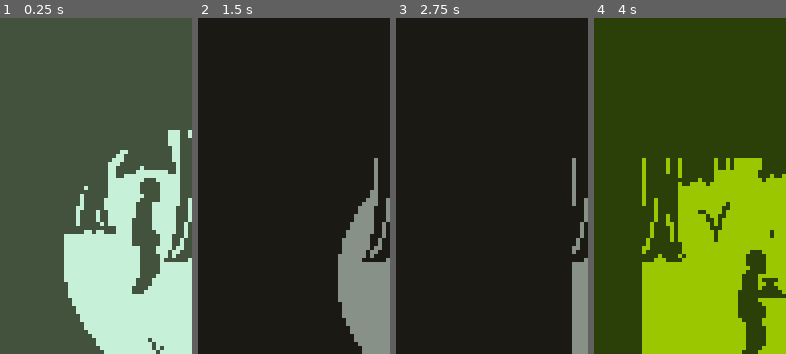
Above: before the commit, frames 1-4 (left to right).
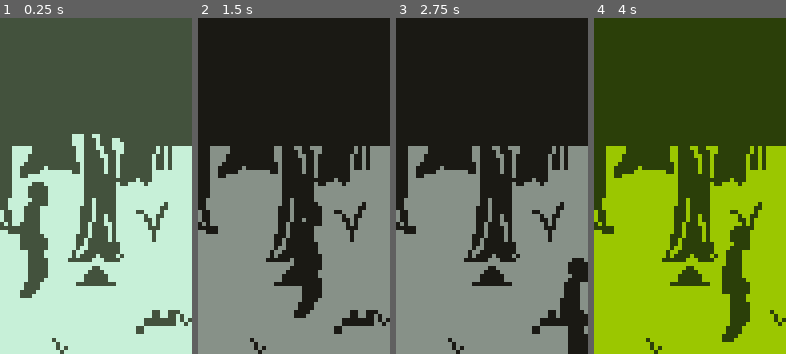
Above: after the commit, the same moments.

Repository: Multipixels/Nyctomorph
Game: Godot game, scene res://Scenes/Game.tscn
Two runs of this game, one before a commit and one after it. Both use one fixed random seed, a clock stepped at 60 frames per second and the inputs below. Before the commit the project starts from res://Scenes/GameTemp.tscn. The engine's default icon, where the game draws it, is replaced by a stand-in: a white triangle on a blue panel in a dark square.
Inputs:
- Up to frame 1 (0.25 s): no input
- Up to frame 2 (1.5 s): tap Enter at 0.5 s; hold D (move_right) 0.53-1.28 s; hold T (change_pallete) 0.53-1.28 s; hold S (move_down) from 1.28 s (still down); tap E (interact) at 1.35 s
- Up to frame 3 (2.75 s): release S (move_down) at 2.03 s; hold D (move_right) from 2.03 s (still down); tap Space (light_toggle) at 2.1 s
- Up to frame 4 (4 s): release D (move_right) at 2.78 s; hold W (move_up) 2.78-3.53 s; tap T (change_pallete) at 2.85 s; hold A (move_left) from 3.53 s (still down); tap E (interact) at 3.6 s

The runs differ from the first frame. In frame 1, 30% of the frame differs, in the area x 0-100%, y 33-100%; in frame 2, 39%; in frame 3, 47%, in the area x 0-100%, y 38-100%; in frame 4, 31%.

Commit message:
Completed merge

Diff:
--- /dev/null
+++ b/Audio/empty.tres
@@ -0,0 +1,3 @@
+[gd_resource type="Resource" format=2]
+
+[resource]
--- a/Scenes/Campfire.tscn
+++ b/Scenes/Campfire.tscn
@@ -1,8 +1,9 @@
 [gd_scene load_steps=5 format=2]
 
-[ext_resource path="res://Campfire.gd" type="Script" id=1]
+[ext_resource path="res://Scripts/Campfire.gd" type="Script" id=1]
 [ext_resource path="res://Sprites/LightBall.png" type="Texture" id=2]
 [ext_resource path="res://Sprites/campfire.png" type="Texture" id=3]
+
 
 [sub_resource type="RectangleShape2D" id=5]
 extents = Vector2( 5, 2.5 )
--- a/Scenes/Game.tscn
+++ b/Scenes/Game.tscn
@@ -1,11 +1,12 @@
-[gd_scene load_steps=12 format=2]
+[gd_scene load_steps=13 format=2]
 
-[ext_resource path="res://Scenes/Campfire.tscn" type="PackedScene" id=1]
+[ext_resource path="res://Scenes/ExampleArea.tscn" type="PackedScene" id=1]
 [ext_resource path="res://Scenes/Camera.tscn" type="PackedScene" id=2]
 [ext_resource path="res://Scenes/Player.tscn" type="PackedScene" id=3]
-[ext_resource path="res://Sprites/Twig.png" type="Texture" id=4]
-[ext_resource path="res://UtilityScenes/EditorShader.tscn" type="PackedScene" id=6]
-[ext_resource path="res://Shaders/GreenShader.tscn" type="PackedScene" id=7]
+[ext_resource path="res://Scenes/Twig.tscn" type="PackedScene" id=4]
+[ext_resource path="res://Scripts/Campfire.gd" type="Script" id=5]
+[ext_resource path="res://Sprites/campfire.png" type="Texture" id=6]
+[ext_resource path="res://Shaders/MainShader.tscn" type="PackedScene" id=7]
 [ext_resource path="res://Scenes/ExampleAreaOld.tscn" type="PackedScene" id=8]
 [ext_resource path="res://Sprites/icon.png" type="Texture" id=9]
 [ext_resource path="res://Sprites/LightBall.png" type="Texture" id=10]
@@ -13,109 +14,98 @@
 [sub_resource type="RectangleShape2D" id=9]
 extents = Vector2( 11, 7 )
 
-[sub_resource type="RectangleShape2D" id=10]
-extents = Vector2( 5.25, 3 )
+[sub_resource type="RectangleShape2D" id=5]
+extents = Vector2( 5, 2.5 )
 
 [node name="Game" type="Node2D"]
-position = Vector2( 0, 679 )
+position = Vector2( 27, 656 )
 
-[node name="Shader" type="Control" parent="."]
-margin_left = -24.0
-margin_top = -42.0
-margin_right = 16.0
-margin_bottom = -2.0
+[node name="GameCamera" parent="." instance=ExtResource( 2 )]
+position = Vector2( 24, 0 )
 
-[node name="EditorShader" parent="Shader" instance=ExtResource( 6 )]
+[node name="AreaFloor5" parent="." instance=ExtResource( 8 )]
+position = Vector2( -24, -42 )
 
-[node name="GreenShader" parent="Shader/EditorShader" index="0"]
-margin_left = -587.0
-margin_top = -188.0
-margin_right = 542.0
-margin_bottom = 337.0
-rect_scale = Vector2( 1.1307, 6.02379 )
+[node name="Interactable" type="Node2D" parent="AreaFloor5"]
 
-[node name="GreyShader" parent="Shader/EditorShader" index="1"]
-margin_left = -675.0
-margin_top = -90.0
-margin_right = 554.0
-margin_bottom = 276.0
-rect_scale = Vector2( 1.10714, 4.70872 )
-
-[node name="NormalShader" parent="Shader/EditorShader" index="2"]
-margin_left = -619.0
-margin_top = -193.0
-margin_right = 513.0
-margin_bottom = 173.0
-rect_scale = Vector2( 1.13544, 5.78248 )
-
-[node name="SlidyCamera" parent="Shader" instance=ExtResource( 2 )]
-
-[node name="Background" type="Sprite" parent="Shader"]
-visible = false
-position = Vector2( 120, 42 )
-texture = ExtResource( 10 )
-
-[node name="AreaFloor5" parent="Shader" instance=ExtResource( 8 )]
-
-[node name="Interactable" type="Node2D" parent="Shader/AreaFloor5"]
-
-[node name="ArrowUp" type="Area2D" parent="Shader/AreaFloor5/Interactable"]
+[node name="ArrowUp" type="Area2D" parent="AreaFloor5/Interactable"]
 position = Vector2( 316, 36 )
 
-[node name="ArrowSprite" type="Sprite" parent="Shader/AreaFloor5/Interactable/ArrowUp"]
+[node name="ArrowSprite" type="Sprite" parent="AreaFloor5/Interactable/ArrowUp"]
 scale = Vector2( 0.21875, 0.203125 )
 texture = ExtResource( 9 )
 
-[node name="ArrowCollider" type="CollisionShape2D" parent="Shader/AreaFloor5/Interactable/ArrowUp"]
+[node name="ArrowCollider" type="CollisionShape2D" parent="AreaFloor5/Interactable/ArrowUp"]
 shape = SubResource( 9 )
 
-[node name="AreaFloor6" parent="Shader" instance=ExtResource( 8 )]
-position = Vector2( 0, -168 )
+[node name="AreaFloor6" parent="." instance=ExtResource( 8 )]
+position = Vector2( -24, -210 )
 
-[node name="Interactable" type="Node2D" parent="Shader/AreaFloor6"]
+[node name="Interactable" type="Node2D" parent="AreaFloor6"]
 
-[node name="ArrowDown" type="Area2D" parent="Shader/AreaFloor6/Interactable"]
+[node name="ArrowDown" type="Area2D" parent="AreaFloor6/Interactable"]
 position = Vector2( 317, 80 )
 
-[node name="ArrowSprite" type="Sprite" parent="Shader/AreaFloor6/Interactable/ArrowDown"]
+[node name="ArrowSprite" type="Sprite" parent="AreaFloor6/Interactable/ArrowDown"]
 scale = Vector2( 0.21875, 0.203125 )
 texture = ExtResource( 9 )
 
-[node name="ArrowCollider" type="CollisionShape2D" parent="Shader/AreaFloor6/Interactable/ArrowDown"]
+[node name="ArrowCollider" type="CollisionShape2D" parent="AreaFloor6/Interactable/ArrowDown"]
 shape = SubResource( 9 )
 
-[node name="Campfire" parent="Shader" instance=ExtResource( 1 )]
-position = Vector2( 74, 48 )
+[node name="Campfire" type="StaticBody2D" parent="."]
+position = Vector2( 23, 19 )
+script = ExtResource( 5 )
 
-[node name="Twig" type="StaticBody2D" parent="Shader"]
-position = Vector2( 74, 69 )
+[node name="CollisionShape2D" type="CollisionShape2D" parent="Campfire"]
+position = Vector2( 1, 2.5 )
+shape = SubResource( 5 )
 
-[node name="CollisionShape2D" type="CollisionShape2D" parent="Shader/Twig"]
+[node name="CampfireSprite" type="Sprite" parent="Campfire"]
+position = Vector2( 1, 3 )
+texture = ExtResource( 6 )
+
+[node name="CampfireLight" type="Light2D" parent="Campfire"]
+position = Vector2( 1, 3 )
+texture = ExtResource( 10 )
+mode = 2
+
+[node name="Twig" parent="." instance=ExtResource( 4 )]
+position = Vector2( 39, 34 )
+
+[node name="ExampleArea" parent="." instance=ExtResource( 1 )]
 visible = false
-position = Vector2( -0.25, 0 )
-shape = SubResource( 10 )
+position = Vector2( -24, -42 )
 
-[node name="Sprite" type="Sprite" parent="Shader/Twig"]
-scale = Vector2( 2, 2 )
-texture = ExtResource( 4 )
+[node name="Background" parent="ExampleArea" index="0"]
+cell_tile_origin = 2
 
-[node name="Player" parent="Shader" instance=ExtResource( 3 )]
+[node name="Foreground" parent="ExampleArea" index="4"]
+z_index = 0
+
+[node name="CollisionShape2D" parent="ExampleArea/Boundaries" index="0"]
+disabled = true
+
+[node name="CollisionShape2D2" parent="ExampleArea/Boundaries" index="1"]
+disabled = true
+
+[node name="CollisionShape2D3" parent="ExampleArea/Boundaries" index="2"]
+disabled = true
+
+[node name="CollisionShape2D4" parent="ExampleArea/Boundaries" index="3"]
+disabled = true
+
+[node name="Player" parent="." instance=ExtResource( 3 )]
 material = null
-position = Vector2( 36, 70 )
+position = Vector2( 8, 29 )
 
-[node name="GreenShader" parent="Shader" instance=ExtResource( 7 )]
-visible = true
-margin_left = -609.0
-margin_top = -771.0
-margin_right = 520.0
-margin_bottom = -246.0
-rect_scale = Vector2( 1.1307, 6.02379 )
+[node name="Shader" parent="." instance=ExtResource( 7 )]
 
-[connection signal="body_entered" from="Shader/AreaFloor5/Interactable/ArrowUp" to="Shader/Player" method="_on_ArrowUp_body_entered"]
-[connection signal="body_entered" from="Shader/AreaFloor6/Interactable/ArrowDown" to="Shader/Player" method="_on_ArrowDown_body_entered"]
-[connection signal="move_floor" from="Shader/Player" to="Shader/SlidyCamera" method="_on_Player_move_floor"]
-[connection signal="move_frame" from="Shader/Player" to="Shader/SlidyCamera" method="_on_Player_move_frame"]
+[connection signal="body_entered" from="AreaFloor5/Interactable/ArrowUp" to="Player" method="_on_ArrowUp_body_entered"]
+[connection signal="body_entered" from="AreaFloor6/Interactable/ArrowDown" to="Player" method="_on_ArrowDown_body_entered"]
+[connection signal="move_floor" from="Player" to="GameCamera" method="_on_Player_move_floor"]
+[connection signal="move_frame" from="Player" to="GameCamera" method="_on_Player_move_frame"]
 
-[editable path="Shader/EditorShader"]
-[editable path="Shader/AreaFloor5"]
-[editable path="Shader/AreaFloor6"]
+[editable path="AreaFloor5"]
+[editable path="AreaFloor6"]
+[editable path="ExampleArea"]
--- a/Scenes/GameTemp.tscn
+++ /dev/null
@@ -1,129 +0,0 @@
-[gd_scene load_steps=13 format=2]
-
-[ext_resource path="res://Sprites/campfire.png" type="Texture" id=1]
-[ext_resource path="res://Sprites/icon.png" type="Texture" id=2]
-[ext_resource path="res://Campfire.gd" type="Script" id=3]
-[ext_resource path="res://Scenes/ExampleAreaOld.tscn" type="PackedScene" id=4]
-[ext_resource path="res://Scenes/Camera.tscn" type="PackedScene" id=5]
-[ext_resource path="res://Shaders/MainShader.tscn" type="PackedScene" id=6]
-[ext_resource path="res://Scenes/ExampleArea.tscn" type="PackedScene" id=7]
-[ext_resource path="res://Scenes/Player.tscn" type="PackedScene" id=8]
-[ext_resource path="res://Shaders/Materials/light_object.tres" type="Material" id=9]
-[ext_resource path="res://Sprites/LightBall.png" type="Texture" id=10]
-
-[sub_resource type="RectangleShape2D" id=9]
-extents = Vector2( 11, 7 )
-
-[sub_resource type="RectangleShape2D" id=5]
-extents = Vector2( 5, 2.5 )
-
-[node name="Game" type="Node2D"]
-position = Vector2( 0, 679 )
-
-[node name="GameCamera" parent="." instance=ExtResource( 5 )]
-
-[node name="Background" type="Sprite" parent="."]
-visible = false
-position = Vector2( 96, 0 )
-texture = ExtResource( 10 )
-
-[node name="AreaFloor5" parent="." instance=ExtResource( 4 )]
-position = Vector2( -24, -42 )
-lighting_in_editor = true
-
-[node name="Background" parent="AreaFloor5" index="0"]
-material = ExtResource( 9 )
-
-[node name="BackgroundTrees" parent="AreaFloor5" index="1"]
-material = ExtResource( 9 )
-
-[node name="Trees" parent="AreaFloor5" index="2"]
-material = ExtResource( 9 )
-
-[node name="BackDecals" parent="AreaFloor5" index="3"]
-material = ExtResource( 9 )
-
-[node name="Foreground" parent="AreaFloor5" index="4"]
-material = ExtResource( 9 )
-
-[node name="Interactable" type="Node2D" parent="AreaFloor5"]
-
-[node name="ArrowUp" type="Area2D" parent="AreaFloor5/Interactable"]
-position = Vector2( 316, 36 )
-
-[node name="ArrowSprite" type="Sprite" parent="AreaFloor5/Interactable/ArrowUp"]
-scale = Vector2( 0.21875, 0.203125 )
-texture = ExtResource( 2 )
-
-[node name="ArrowCollider" type="CollisionShape2D" parent="AreaFloor5/Interactable/ArrowUp"]
-shape = SubResource( 9 )
-
-[node name="Campfire" type="StaticBody2D" parent="."]
-position = Vector2( 51, 22 )
-script = ExtResource( 3 )
-
-[node name="CollisionShape2D" type="CollisionShape2D" parent="Campfire"]
-position = Vector2( 1, 2.5 )
-shape = SubResource( 5 )
-
-[node name="CampfireSprite" type="Sprite" parent="Campfire"]
-position = Vector2( 1, 3 )
-texture = ExtResource( 1 )
-
-[node name="CampfireLight" type="Light2D" parent="Campfire"]
-position = Vector2( 1, 3 )
-texture = ExtResource( 10 )
-mode = 2
-
-[node name="AreaFloor6" parent="." instance=ExtResource( 4 )]
-visible = false
-position = Vector2( -24, -210 )
-
-[node name="Interactable" type="Node2D" parent="AreaFloor6"]
-
-[node name="ArrowDown" type="Area2D" parent="AreaFloor6/Interactable"]
-position = Vector2( 317, 80 )
-
-[node name="ArrowSprite" type="Sprite" parent="AreaFloor6/Interactable/ArrowDown"]
-scale = Vector2( 0.21875, 0.203125 )
-texture = ExtResource( 2 )
-
-[node name="ArrowCollider" type="CollisionShape2D" parent="AreaFloor6/Interactable/ArrowDown"]
-shape = SubResource( 9 )
-
-[node name="ExampleArea" parent="." instance=ExtResource( 7 )]
-visible = false
-position = Vector2( -24, -42 )
-
-[node name="Background" parent="ExampleArea" index="0"]
-cell_tile_origin = 2
-
-[node name="Foreground" parent="ExampleArea" index="4"]
-z_index = 0
-
-[node name="CollisionShape2D" parent="ExampleArea/Boundaries" index="0"]
-disabled = true
-
-[node name="CollisionShape2D2" parent="ExampleArea/Boundaries" index="1"]
-disabled = true
-
-[node name="CollisionShape2D3" parent="ExampleArea/Boundaries" index="2"]
-disabled = true
-
-[node name="CollisionShape2D4" parent="ExampleArea/Boundaries" index="3"]
-disabled = true
-
-[node name="Player" parent="." instance=ExtResource( 8 )]
-material = null
-position = Vector2( 12, 28 )
-
-[node name="Shader" parent="." instance=ExtResource( 6 )]
-
-[connection signal="body_entered" from="AreaFloor5/Interactable/ArrowUp" to="Player" method="_on_ArrowUp_body_entered"]
-[connection signal="body_entered" from="AreaFloor6/Interactable/ArrowDown" to="Player" method="_on_ArrowDown_body_entered"]
-[connection signal="move_floor" from="Player" to="GameCamera" method="_on_Player_move_floor"]
-[connection signal="move_frame" from="Player" to="GameCamera" method="_on_Player_move_frame"]
-
-[editable path="AreaFloor5"]
-[editable path="AreaFloor6"]
-[editable path="ExampleArea"]
--- /dev/null
+++ b/Scenes/Twig.tscn
@@ -0,0 +1,18 @@
+[gd_scene load_steps=3 format=2]
+
+[ext_resource path="res://Sprites/Twig.png" type="Texture" id=1]
+
+[sub_resource type="RectangleShape2D" id=10]
+extents = Vector2( 5.25, 3 )
+
+[node name="Twig" type="StaticBody2D"]
+position = Vector2( 74, 69 )
+
+[node name="CollisionShape2D" type="CollisionShape2D" parent="."]
+visible = false
+position = Vector2( -0.25, 0 )
+shape = SubResource( 10 )
+
+[node name="Sprite" type="Sprite" parent="."]
+scale = Vector2( 2, 2 )
+texture = ExtResource( 1 )
--- a/Scripts/SlidyCamera.gd
+++ b/Scripts/SlidyCamera.gd
@@ -1,6 +1,6 @@
 extends Camera2D
 
-var newPosition = position;
+onready var newPosition = position;
 var t = 0;
 
 func _physics_process(delta):
--- a/project.godot
+++ b/project.godot
@@ -11,7 +11,7 @@
 [application]
 
 config/name="Nokia"
-run/main_scene="res://Scenes/GameTemp.tscn"
+run/main_scene="res://Scenes/Game.tscn"
 config/use_custom_user_dir=true
 config/icon="res://Sprites/icon.png"
 
Renamed: Campfire.gd -> Scripts/Campfire.gd
